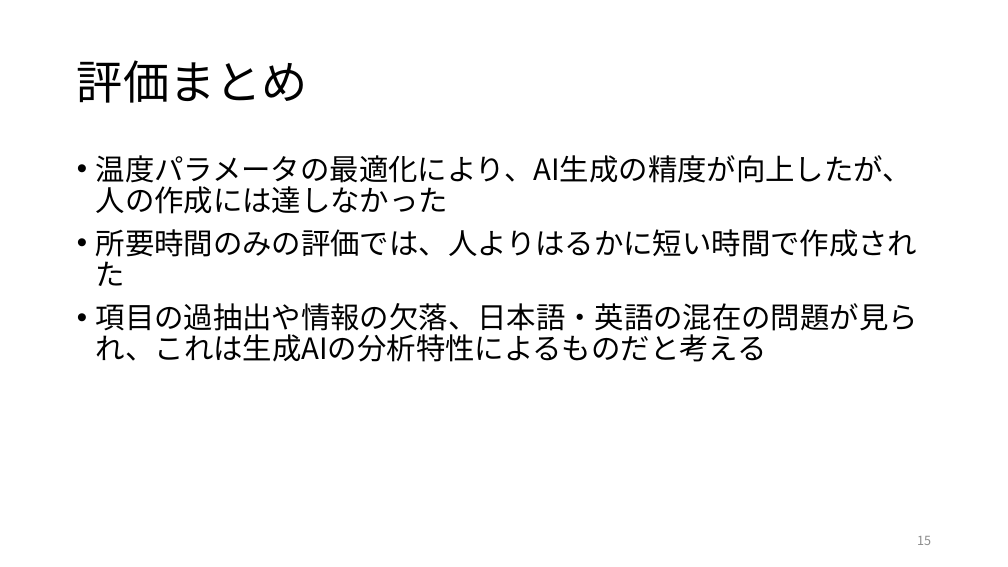
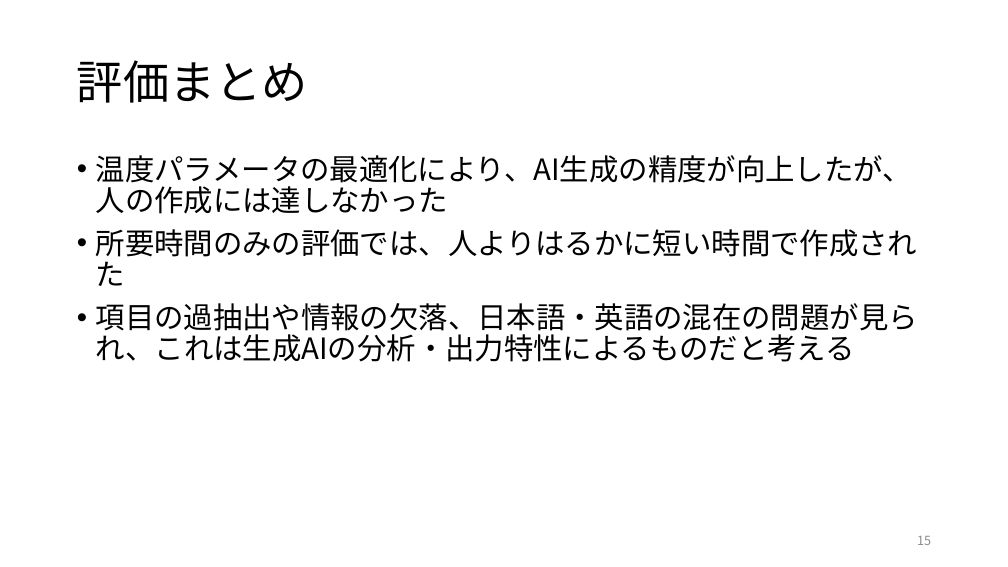
Before and after one commit to RyutoIida/edu, a slide deck: slide 15 of paper/卒論.pptx. Drawn at 1008x567 pixels with LibreOffice and Linux fonts; fonts in the diff are those of the drawing. Boxes give left, top, right and bottom in pixels: in the first picture for what was removed or moved away, otherwise in the second. Text is boxed around its words. In the diff, an @@ line names an element or a change of style, - is before the commit and + after.

```diff
--- a/paper/卒論.pptx
+++ b/paper/卒論.pptx
@@ text at [96, 303, 918, 362]: text changed @@
-• 項目の過抽出や情報の欠落、日本語・英語の混在の問題が見られ、これは生成AIの分析特性によるものだと考える
+• 項目の過抽出や情報の欠落、日本語・英語の混在の問題が見られ、これは生成AIの分析・出力特性によるものだと考える
```
Also in this commit, not shown: 5 other slides changed.
